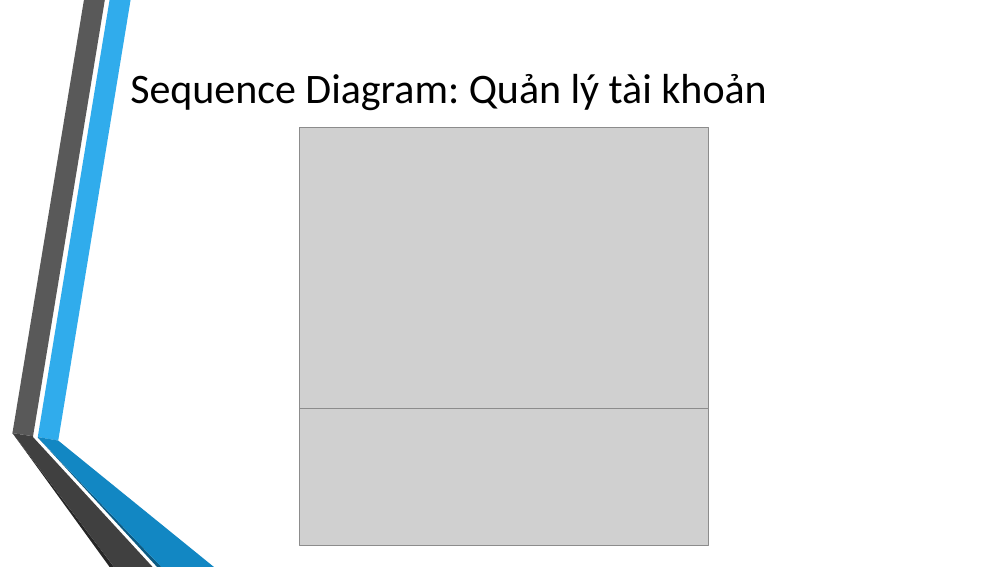
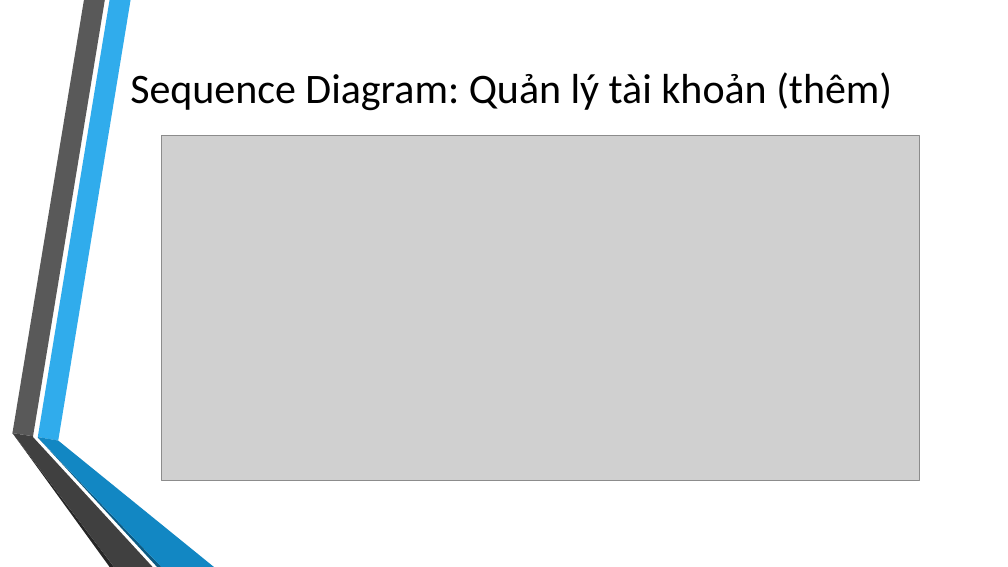
Before and after one commit to takiet60/SoftwareEngineering, a slide deck: slide 21 of CNPM.pptx (slide 19 before the commit). Drawn at 1008x567 pixels with LibreOffice and Linux fonts; fonts in the diff are those of the drawing; grey boxes stand for pictures; background and template pictures are left out. Boxes give left, top, right and bottom in pixels: in the first picture for what was removed or moved away, otherwise in the second. Text is boxed around its words. In the diff, an @@ line names an element or a change of style, - is before the commit and + after.

```diff
--- a/CNPM.pptx
+++ b/CNPM.pptx
@@ title at [130, 72, 892, 111]: text changed @@
-Sequence Diagram: Quản lý tài khoản
+Sequence Diagram: Quản lý tài khoản (thêm)
@@ picture added at [161, 136, 920, 481] @@
@@ picture removed at [299, 127, 709, 408] @@
@@ picture removed at [299, 408, 709, 545] @@
```
Also in this commit, not shown: 4 other slides changed, 4 slides added, 1 other file.
